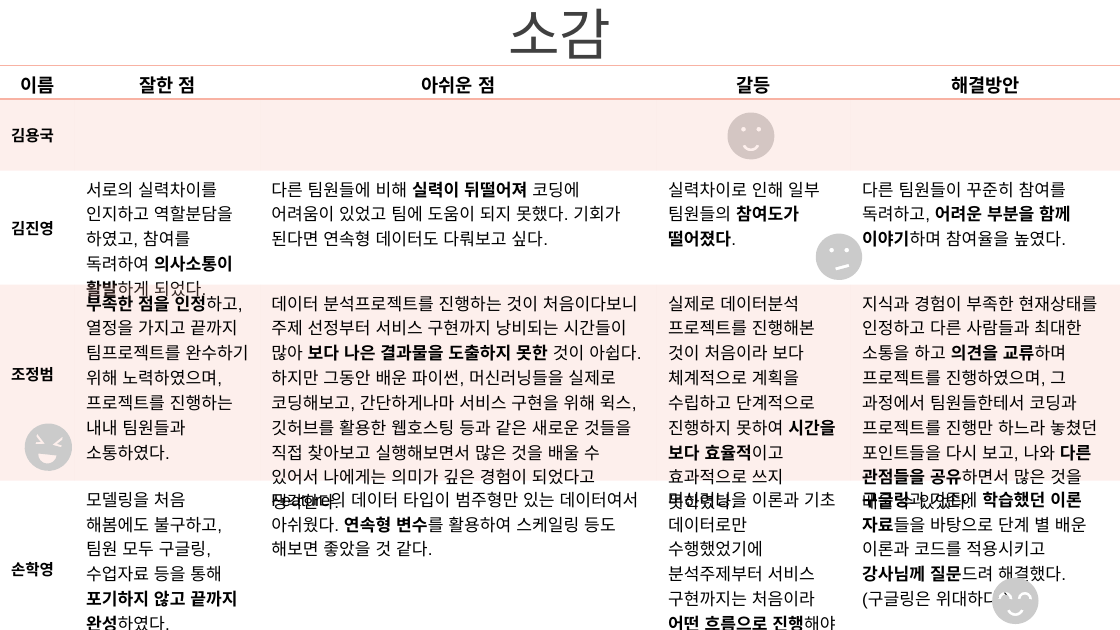
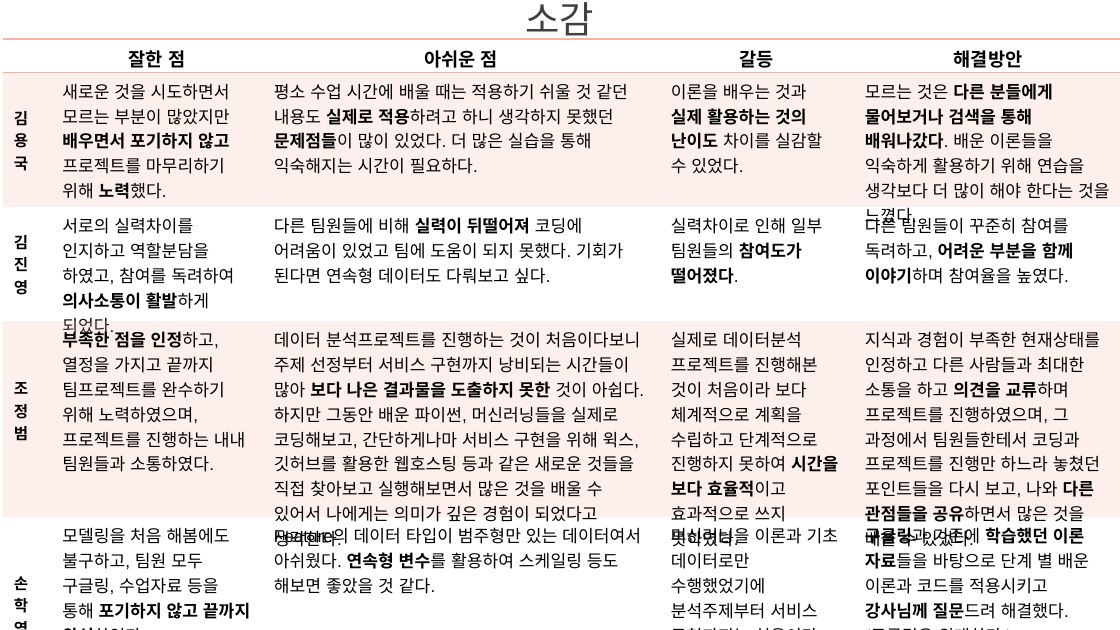
Before and after one commit to Data-PPOGAEGI/Project-1, a slide deck: slide 20 of A분반_2조_입원예측서비스개발.pptx. Drawn at 1120x630 pixels with LibreOffice and Linux fonts; fonts in the diff are those of the drawing; background and template pictures are left out. Boxes give left, top, right and bottom in pixels: in the first picture for what was removed or moved away, otherwise in the second. Text is boxed around its words. In the diff, an @@ line names an element or a change of style, - is before the commit and + after.

```diff
--- a/A분반_2조_입원예측서비스개발.pptx
+++ b/A분반_2조_입원예측서비스개발.pptx
@@ text "소감" at [526, 2, 595, 40]: size 36 to 24 pt; less space between paragraphs @@
@@ table at [2, 39, 1120, 630] @@
-row 1, column 1: 이름
+row 1, column 1: 
-row 2: 김용국 |  |  |  | 
+row 2: 김용국 | 새로운 것을 시도하면서 모르는 부분이 많았지만 배우면서 포기하지 않고 프로젝트를 마무리하기 위해 노력했다. | 평소 수업 시간에 배울 때는 적용하기 쉬울 것 같던 내용도 실제로 적용하려고 하니 생각하지 못했던 문제점들이 많이 있었다. 더 많은 실습을 통해 익숙해지는 시간이 필요하다. | 이론을 배우는 것과 실제 활용하는 것의 난이도 차이를 실감할 수 있었다. | 모르는 것은 다른 분들에게 물어보거나 검색을 통해 배워나갔다. 배운 이론들을 익숙하게 활용하기 위해 연습을 생각보다 더 많이 해야 한다는 것을 느꼈다.
@@ table: place and size @@
-table at [0, 65, 1119, 630]
+table at [2, 39, 1120, 630]
@@ freeform shape removed at [728, 113, 775, 160] @@
@@ freeform shape removed at [815, 234, 861, 280] @@
@@ freeform shape removed at [22, 421, 74, 473] @@
@@ freeform shape removed at [992, 578, 1038, 624] @@
```
Also in this commit, not shown: 1 other slide changed.
